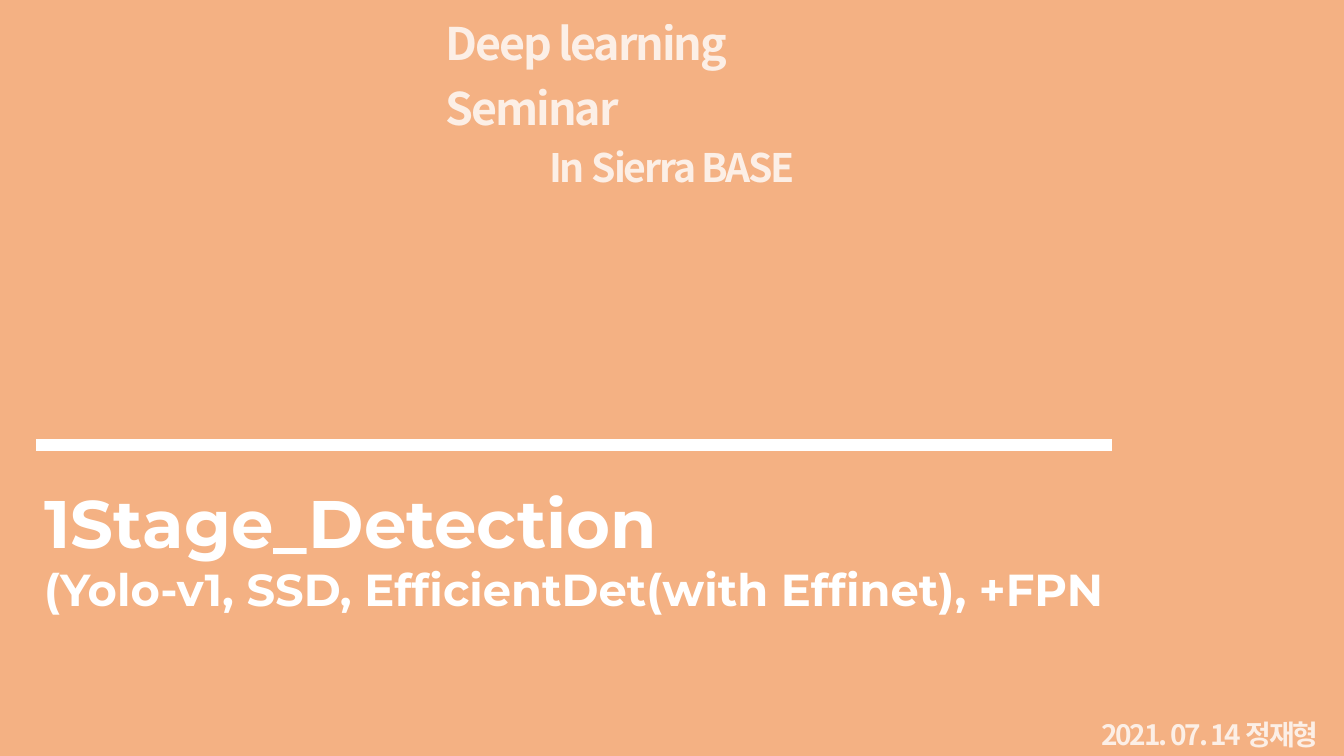
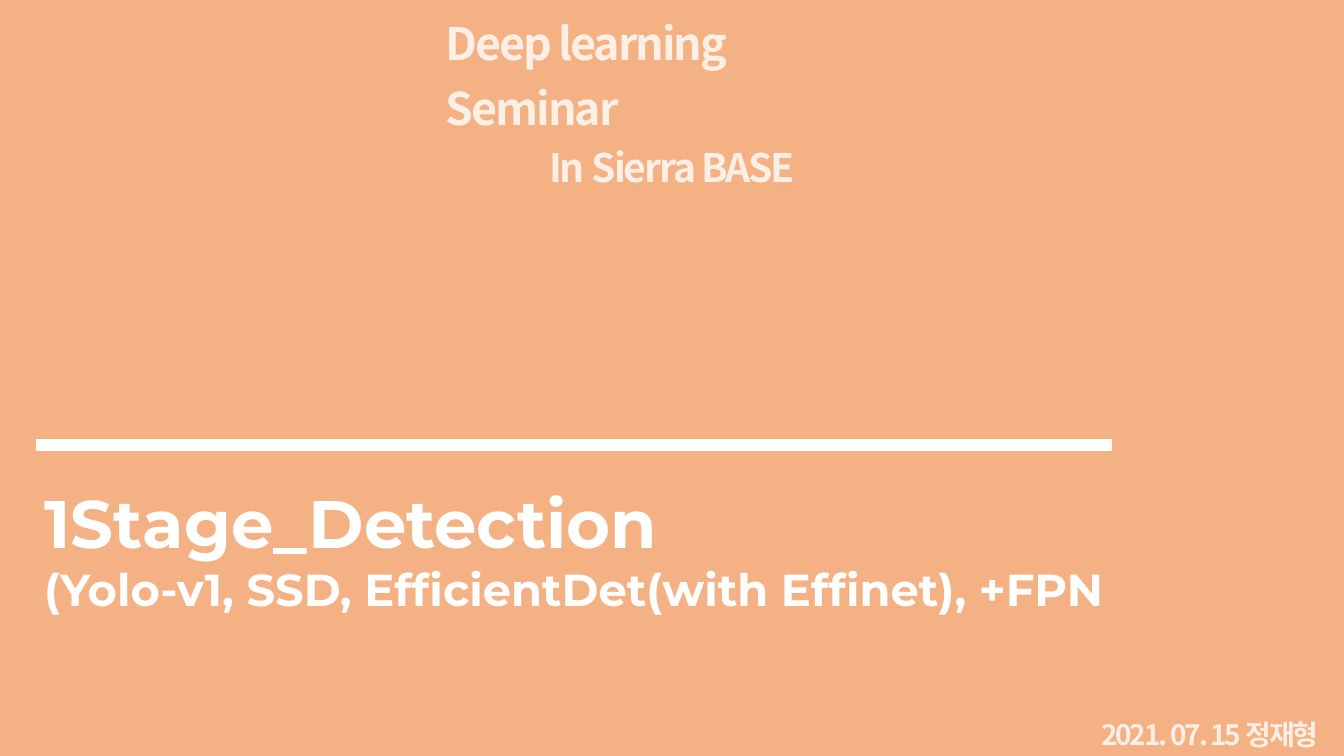
Before and after one commit to JaeHyung-Jung/Seminar_Deeplearning, a slide deck: slide 1 of 2nd_week/Seminar_2nd_week_1Stage.pptx. Drawn at 1344x756 pixels with LibreOffice and Linux fonts; fonts in the diff are those of the drawing. Boxes give left, top, right and bottom in pixels: in the first picture for what was removed or moved away, otherwise in the second. Text is boxed around its words. In the diff, an @@ line names an element or a change of style, - is before the commit and + after.

```diff
--- a/2nd_week/Seminar_2nd_week_1Stage.pptx
+++ b/2nd_week/Seminar_2nd_week_1Stage.pptx
@@ text at [1101, 721, 1319, 748]: text changed @@
-2021. 07. 14 정재형
+2021. 07. 15 정재형
```
Also in this commit, not shown: 7 other slides changed, 4 slides added, 2 slides removed.
